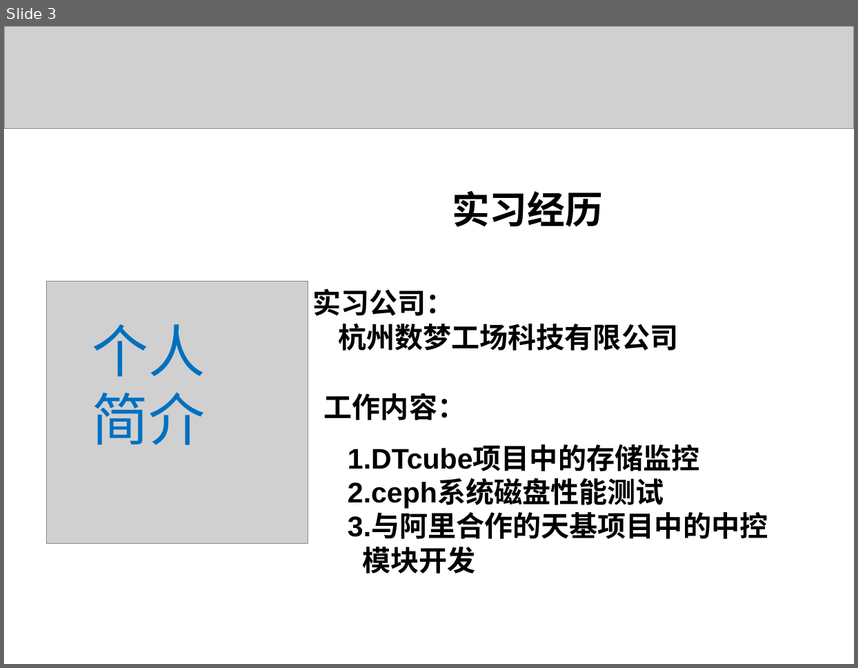
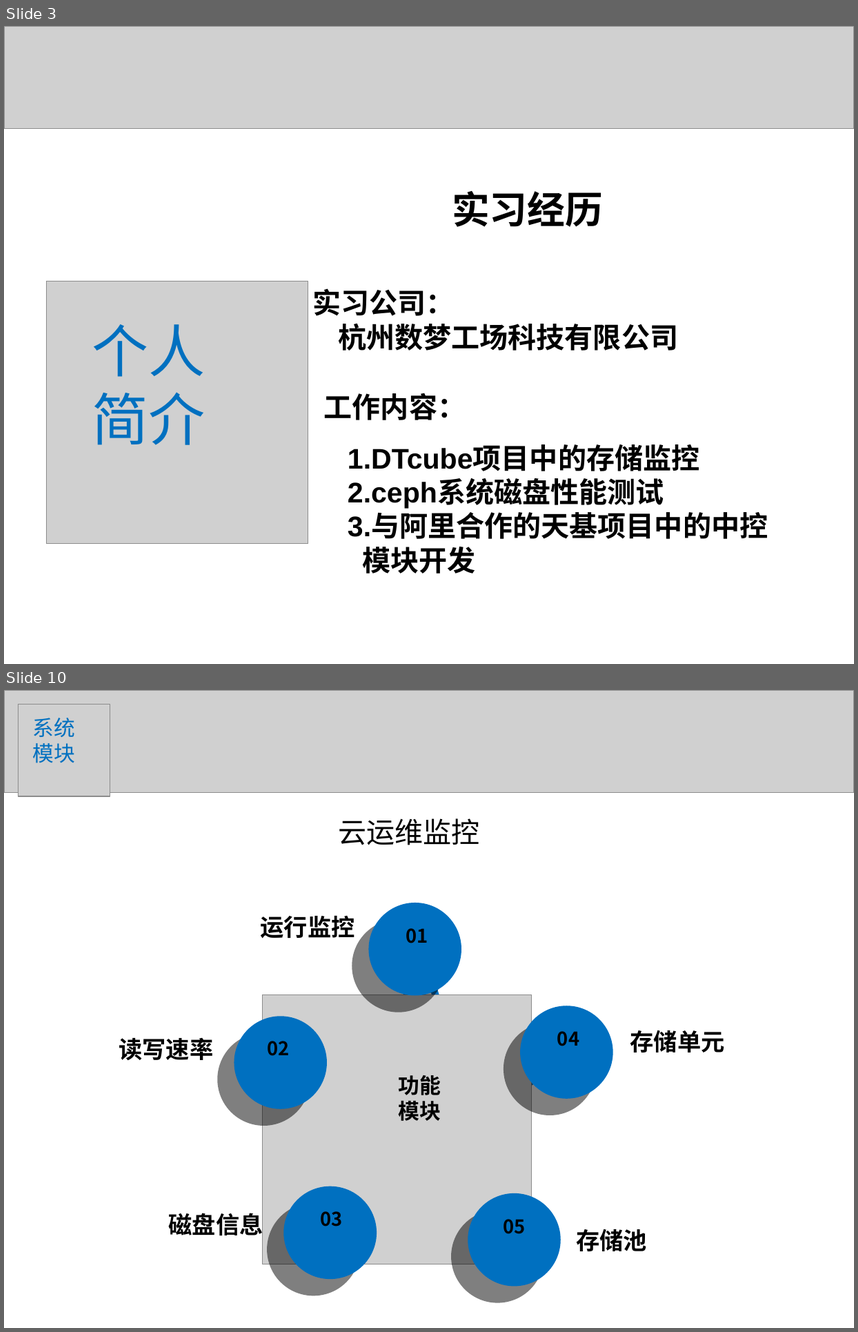
Before and after one commit to liaoliaoanxiao/mediumRepy, a slide deck: 论文/SA14226355孙君伟答辩.ppt. Shown one above the other, each under a label of ours: slide 3 before the commit, slides 3 and 10 after it; the slides between them are not shown. The pictures are 858x668 and 858x1332 pixels, drawn with LibreOffice and Linux fonts; fonts in the diff are those of the drawing; grey boxes stand for pictures. Boxes give left, top, right and bottom in pixels: in the first picture for what was removed or moved away, otherwise in the second. Text is boxed around its words. In the diff, an @@ line names an element or a change of style, - is before the commit and + after.

```diff
--- a/论文/SA14226355孙君伟答辩.ppt
+++ b/论文/SA14226355孙君伟答辩.ppt
@@ slide 10 added at [4,690,854,1328], background #FFFFFF @@
@@ picture added at [4,690,854,792] @@
@@ picture added at [18,704,110,796] @@
@@ text added at [33,718,76,763], 18 pt, text #0070C0 @@
+系统
+模块
@@ text added at [339,818,480,845], 24 pt, text #000000 @@
+云运维监控
@@ text added at [261,916,355,938], 20 pt, text #000000, bold @@
+运行监控
@@ ellipse added at [369,903,461,995], fill #0070C0 @@
@@ text added at [406,928,428,943], 16 pt, text #000000, bold @@
+01
@@ freeform shape added at [279,949,562,1232], outline #0070C0 6.01 pt @@
@@ picture added at [263,994,532,1264] @@
@@ ellipse added at [234,1016,327,1108], fill #0070C0 @@
@@ ellipse added at [520,1005,613,1098], fill #0070C0 @@
@@ text added at [119,1038,213,1060], 20 pt, text #000000, bold @@
+读写速率
@@ text added at [267,1041,289,1056], 16 pt, text #000000, bold @@
+02
@@ text added at [557,1031,579,1046], 16 pt, text #000000, bold @@
+04
@@ text added at [631,1030,725,1052], 20 pt, text #000000, bold @@
+存储单元
@@ text added at [398,1075,441,1121], 18 pt, text #000000, bold @@
+功能
+模块
@@ ellipse added at [283,1185,377,1279], fill #0070C0 @@
@@ ellipse added at [468,1193,561,1286], fill #0070C0 @@
@@ text added at [168,1210,263,1240], 20 pt, text #000000, bold @@
+磁盘信息
@@ text added at [320,1211,342,1226], 16 pt, text #000000, bold @@
+03
@@ text added at [503,1219,525,1234], 16 pt, text #000000, bold @@
+05
@@ text added at [576,1229,647,1251], 20 pt, text #000000, bold @@
+存储池
```
Also in this commit, not shown: 5 slides changed, 12 other slides added, 17 slides removed, 1 other file.
